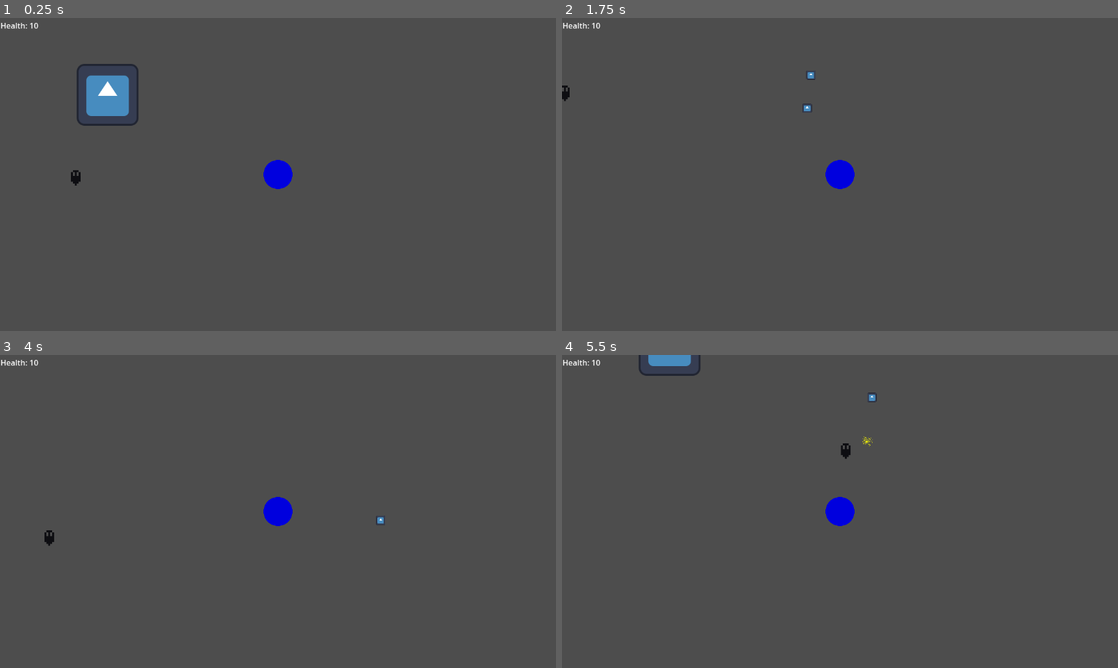
Above: before the commit, frames 1-4 (two rows, left to right).
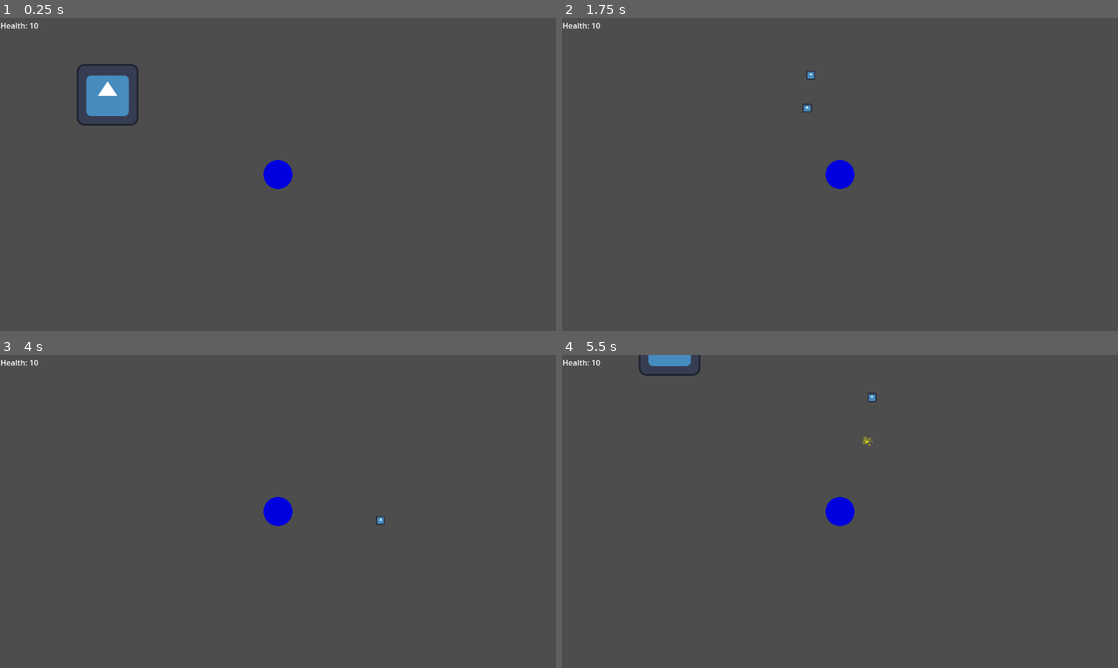
Above: after the commit, the same moments.

Repository: RieBi/pirate-jam-game
Game: Godot game, scene res://scenes/level/world.tscn
Same seed, same stepped clock (60 frames per second), same inputs: the game is played once before the commit and once after it. The engine's default icon, where the game draws it, is replaced by a stand-in: a white triangle on a blue panel in a dark square.
Inputs (mouse positions are in pixels of both pictures, inside the frame that each line leads up to):
- Up to frame 1 (0.25 s): no input
- Up to frame 2 (1.75 s): move the mouse to (962, 158) at 0.52 s; hold D (move_right) 0.53-1.28 s; click (962, 158) at 0.6 s; move the mouse to (728, 190) at 1.27 s; hold S (move_down) from 1.28 s (still down); click (728, 190) at 1.35 s
- Up to frame 3 (4 s): move the mouse to (333, 442) at 2.02 s; release S (move_down) at 2.03 s; hold D (move_right) 2.03-2.78 s; click (333, 442) at 2.1 s; move the mouse to (250, 574) at 2.77 s; hold W (move_up) 2.78-3.53 s; click (250, 574) at 2.85 s; move the mouse to (444, 558) at 3.52 s; hold A (move_left) from 3.53 s (still down); click (444, 558) at 3.6 s
- Up to frame 4 (5.5 s): move the mouse to (673, 464) at 4.27 s; click (673, 464) at 4.35 s; move the mouse to (867, 511) at 5.02 s; release A (move_left) at 5.03 s; hold S (move_down) from 5.03 s (still down); click (867, 511) at 5.1 s

The runs differ from the first frame. In frame 1, less than 0.1% of the frame differs, in the area x 12-15%, y 48-54%; in frame 2, less than 0.1%; in frame 3, less than 0.1%; in frame 4, less than 0.1%, in the area x 50-52%, y 28-34%.

Commit message:
Create basic enemy spawner

Diff:
--- a/scenes/enemy/shadelet.tscn
+++ b/scenes/enemy/shadelet.tscn
@@ -19,6 +19,7 @@
 }]
 
 [node name="Shadelet" type="CharacterBody2D"]
+scale = Vector2(4, 4)
 
 [node name="ComponentEnemyChasing" parent="." node_paths=PackedStringArray("enemy") instance=ExtResource("1_jvqoo")]
 enemy = NodePath("..")
@@ -26,3 +27,5 @@
 [node name="AnimatedSprite2D" type="AnimatedSprite2D" parent="."]
 sprite_frames = SubResource("SpriteFrames_di2q4")
 autoplay = "default"
+
+[node name="CollisionShape2D" type="CollisionShape2D" parent="."]
--- a/scenes/level/world.tscn
+++ b/scenes/level/world.tscn
@@ -2,7 +2,7 @@
 
 [ext_resource type="PackedScene" uid="uid://b71f46hh3k131" path="res://scenes/player/player.tscn" id="1_mf8h3"]
 [ext_resource type="Texture2D" uid="uid://diph2usa868ki" path="res://icon.svg" id="2_j07qj"]
-[ext_resource type="PackedScene" uid="uid://cvj2qiungnn0q" path="res://scenes/enemy/shadelet.tscn" id="3_c400y"]
+[ext_resource type="PackedScene" uid="uid://ckga00ygnj187" path="res://scenes/world/enemy_spawner.tscn" id="4_0l6f3"]
 
 [sub_resource type="RectangleShape2D" id="RectangleShape2D_fgrwu"]
 size = Vector2(128, 127)
@@ -23,6 +23,5 @@
 position = Vector2(53, 54.5)
 shape = SubResource("RectangleShape2D_fgrwu")
 
-[node name="Shadelet" parent="." instance=ExtResource("3_c400y")]
-position = Vector2(117, 315)
-scale = Vector2(4, 4)
+[node name="EnemySpawner" parent="." node_paths=PackedStringArray("player") instance=ExtResource("4_0l6f3")]
+player = NodePath("../Player")
--- /dev/null
+++ b/scenes/world/enemy_spawner.gd
@@ -0,0 +1,62 @@
+extends Node
+class_name EnemySpawner
+
+var shadelet_resource = preload("res://scenes/enemy/shadelet.tscn")
+
+@export var player: CharacterBody2D
+
+const shadelet_spawn_interval = 1
+
+func _ready() -> void:
+	setup_shadelet_timer()
+
+func setup_shadelet_timer() -> void:
+	var timer = Timer.new()
+	timer.one_shot = false
+	timer.wait_time = shadelet_spawn_interval
+	timer.timeout.connect(spawn_shadelet)
+
+	add_child(timer)
+	timer.start()
+
+func spawn_shadelet() -> void:
+	var pos = get_random_position()
+	var instance = shadelet_resource.instantiate() as CharacterBody2D
+	instance.position = pos
+
+	get_tree().root.add_child(instance)
+
+func get_random_position() -> Vector2:
+	var origin: Vector2 = -player.get_viewport_transform().origin
+	var origin_max: Vector2 = origin + player.get_viewport_rect().size
+
+	const max_margin = 500
+	const fixed_padding = 60
+	var combined_distance = max_margin + fixed_padding
+
+	var min_x_left = origin.x - combined_distance
+	var max_x_left = origin.x - fixed_padding
+	var min_x_right = origin_max.x + fixed_padding
+	var max_x_right = origin_max.x + combined_distance
+	var min_y_up = origin.y - combined_distance
+	var max_y_up = origin.y - fixed_padding
+	var min_y_down = origin_max.y + fixed_padding
+	var max_y_down = origin_max.y + combined_distance
+
+	var actual_x: int
+	var actual_y: int
+
+	if randi_range(0, 1) == 0:
+		actual_x = randi_range(min_x_left, max_x_left)
+	else:
+		actual_x = randi_range(min_x_right, max_x_right)
+
+	if randi_range(0, 1) == 0:
+		actual_y = randi_range(min_y_up, max_y_up)
+	else:
+		actual_y = randi_range(min_y_down, max_y_down)
+
+	var result_vector = Vector2(actual_x, actual_y)
+	assert (result_vector < origin or result_vector > origin_max, "Enemy spawns outside screen")
+
+	return result_vector
--- /dev/null
+++ b/scenes/world/enemy_spawner.tscn
@@ -0,0 +1,6 @@
+[gd_scene load_steps=2 format=3 uid="uid://ckga00ygnj187"]
+
+[ext_resource type="Script" path="res://scenes/world/enemy_spawner.gd" id="1_c3gak"]
+
+[node name="EnemySpawner" type="Node"]
+script = ExtResource("1_c3gak")
